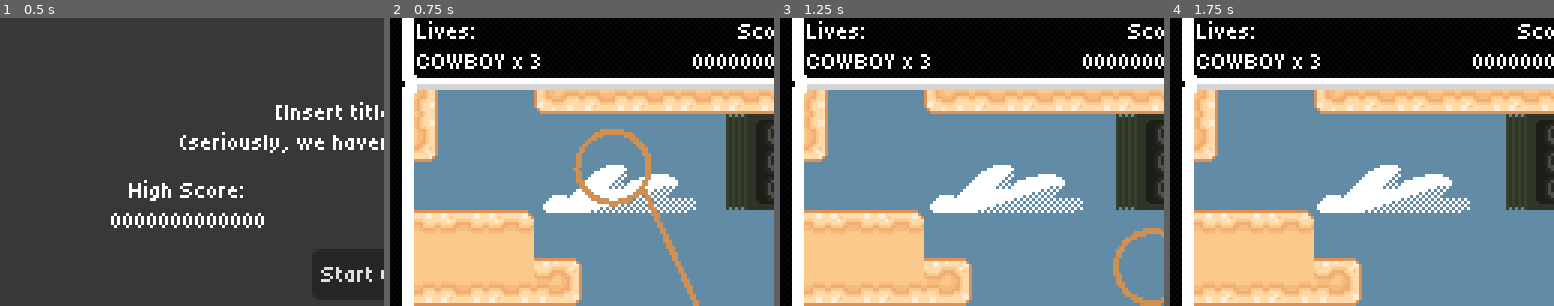
Above: before the commit, frames 1-4 (left to right).
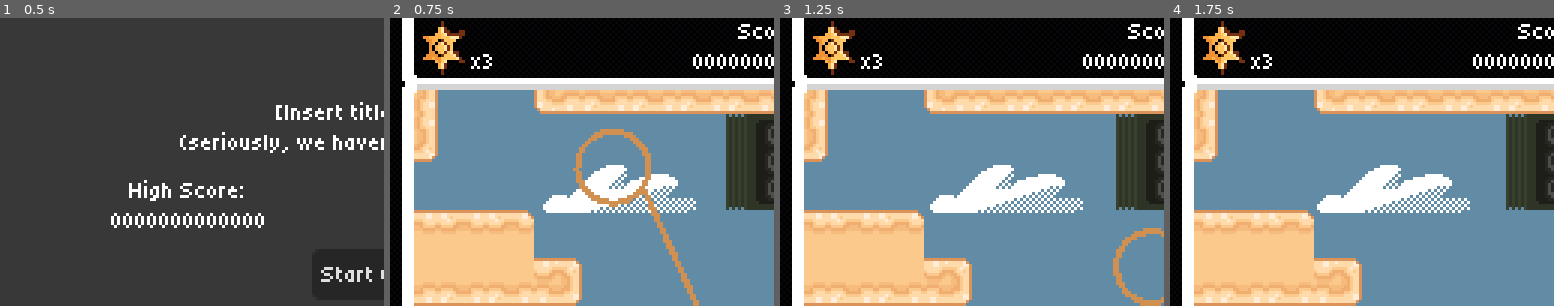
Above: after the commit, the same moments.

Repository: Jcodefox/GMTK-2025
Game: Godot game, scene res://scenes/topscenes/title_topscene.tscn
Two runs of this game, one before a commit and one after it. Both use one fixed random seed, a clock stepped at 60 frames per second and the inputs below.
Inputs (mouse positions are % of the whole screen's width and height, from its top left):
- Up to frame 1 (0.5 s): no input
- Up to frame 2 (0.75 s): click "Start Game" at 0.5 s
- Up to frame 3 (1.25 s): no input
- Up to frame 4 (1.75 s): move the mouse to (72, 45) at 1.27 s; press the mouse at (72, 45) at 1.28 s; hold D (move_right) from 1.28 s (still down); tap Space (move_jump) at 1.52 s
The pictures show only the part of the screen within x 0-50%, y 0-50%; the shares and areas given below are measured in that part.

Frame 1 is identical in both runs. In frame 2, 1.5% of the frame differs, in the area x 7-40%, y 1-20%; in frame 3, 1.5%; in frame 4, 1.5%.

Commit message:
Use sheriff start symbol for number of lives

Diff:
--- a/scenes/prefabs/hud.tscn
+++ b/scenes/prefabs/hud.tscn
@@ -1,7 +1,8 @@
-[gd_scene load_steps=3 format=3 uid="uid://des4eilq7pml8"]
+[gd_scene load_steps=4 format=3 uid="uid://des4eilq7pml8"]
 
 [ext_resource type="Theme" uid="uid://bk5ddumg2jusp" path="res://assets/style/text.tres" id="1_eo3kg"]
 [ext_resource type="Script" uid="uid://o4f3t1b6uml7" path="res://scripts/prefabs/hud.gd" id="1_ijk2n"]
+[ext_resource type="Texture2D" uid="uid://bqlcnggnpqoem" path="res://assets/art/ui_hud/sheriff_star.png" id="3_brmql"]
 
 [node name="HUD" type="Control"]
 process_mode = 3
@@ -23,8 +24,8 @@
 size_flags_horizontal = 3
 theme = ExtResource("1_eo3kg")
 bbcode_enabled = true
-text = "Lives:
-COWBOY x 3"
+text = "
+         x3"
 
 [node name="Score" type="RichTextLabel" parent="HBoxContainer"]
 layout_mode = 2
@@ -43,3 +44,7 @@
 text = "Time:
 00:00"
 horizontal_alignment = 2
+
+[node name="SheriffStar" type="Sprite2D" parent="."]
+position = Vector2(8, 10)
+texture = ExtResource("3_brmql")
--- a/scripts/prefabs/hud.gd
+++ b/scripts/prefabs/hud.gd
@@ -1,6 +1,6 @@
 extends Control
 
 func _process(_delta: float) -> void:
-	$HBoxContainer/Lives.text = "Lives:\nCOWBOY x %d" % Globals.lives
+	$HBoxContainer/Lives.text = "\n         x%d" % Globals.lives
 	$HBoxContainer/Score.text = "Score:\n%012d0" % Globals.score
 	$HBoxContainer/Time.text = "Time:\n%02d:%02d" % [int(Globals.time_passed/60),int(Globals.time_passed)%60]
